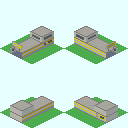
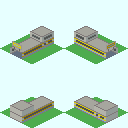
Revision of a layered w=128, h=128 image; what changed, layer by layer:
painted on "Subway_Station_Gateway_Single_S.png" over [24, 40, 104, 119]
